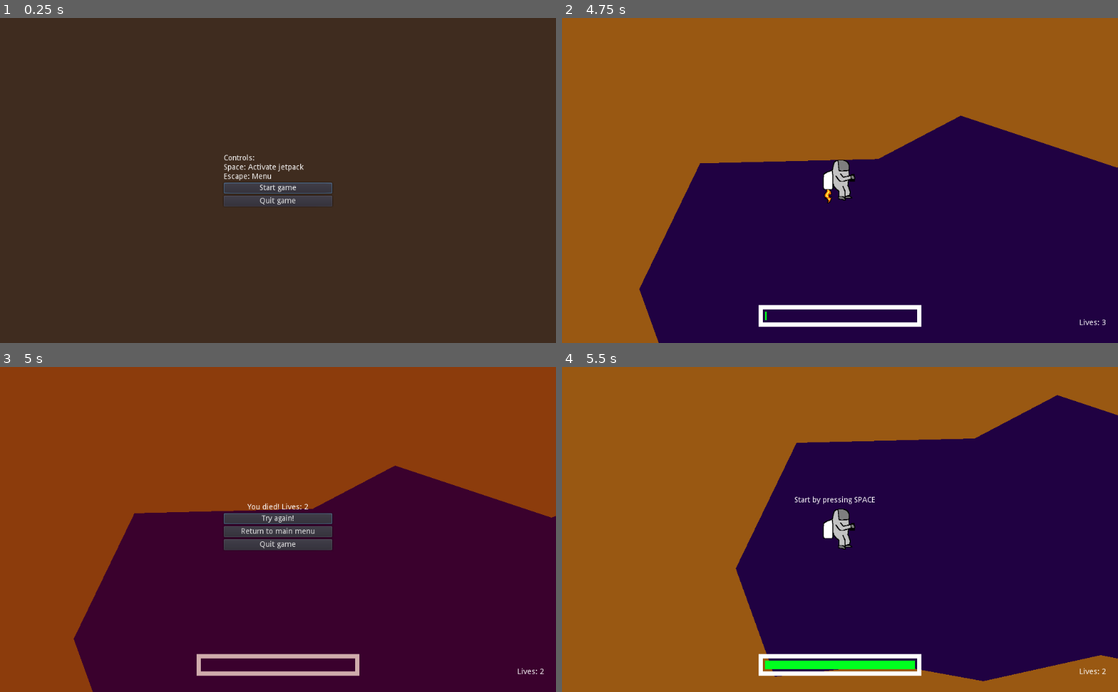
Above: before the commit, frames 1-4 (two rows, left to right).
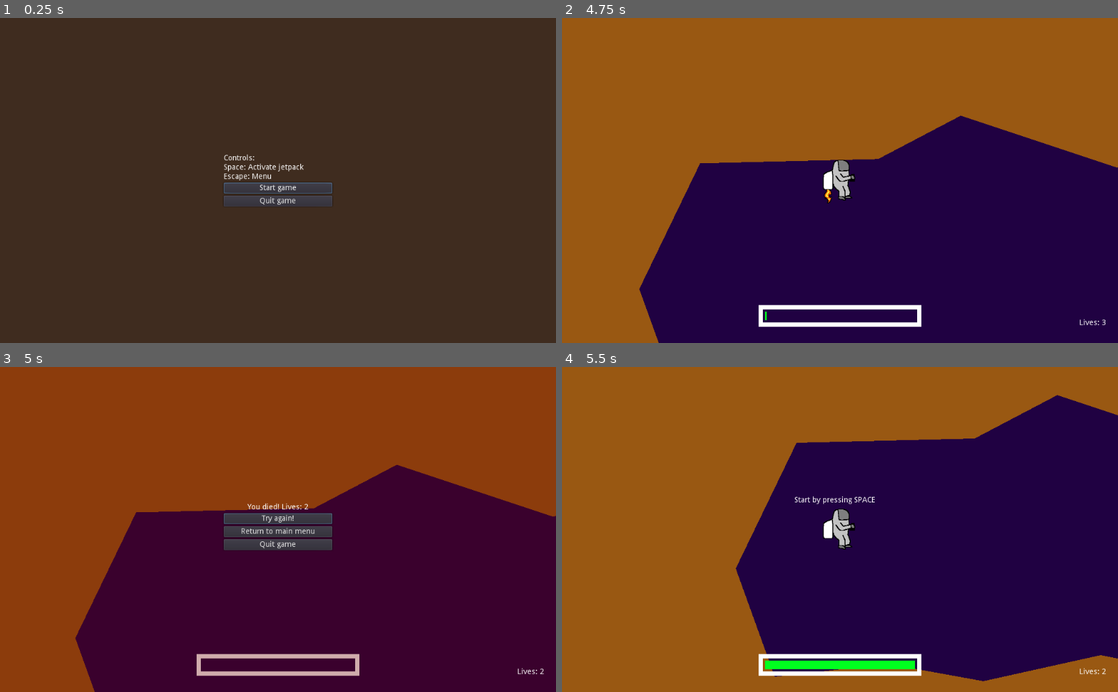
Above: after the commit, the same moments.

Repository: smoothstill/cave-explorer-game-proto
Game: Godot game, scene res://scenes/MainMenu.tscn
The game is run twice, just before and just after one commit, with the same random seed, the same clock (stepped at 60 frames per second) and the same inputs.
Inputs:
- Up to frame 1 (0.25 s): no input
- Up to frame 2 (4.75 s): click "Start game" at 0.5 s; tap Enter at 1.25 s; hold Space (jump) 1.28-2.03 s; tap Space (jump) at 2.1, 2.27, 2.57, 3.6, 3.77, 4.07 s; hold Space (jump) 2.78-3.53 s; hold Space (jump) from 4.28 s (still down)
- Up to frame 3 (5 s): keep holding Space (jump)
- Up to frame 4 (5.5 s): release Space (jump) at 5 s; click "Try again!" at 5 s

Frames 1-2 are identical in both runs. In frame 3, 0.4% of the frame differs, in the area x 13-100%, y 30-100%; in frame 4, nothing differs.

Commit message:
improved player script, minor fix to fuel canister script

Diff:
--- a/scenes/Levels/Level1.tscn
+++ b/scenes/Levels/Level1.tscn
@@ -20,7 +20,7 @@
 }
 
 [node name="FinishFlag" parent="." instance=ExtResource( 5 )]
-position = Vector2( 1008, 504 )
+position = Vector2( 6952, 2008 )
 
 [node name="Polygon2D" type="Polygon2D" parent="."]
 position = Vector2( 64, -16 )
@@ -85,5 +85,5 @@
 [node name="InGameUI" parent="." instance=ExtResource( 4 )]
 
 [node name="FinishArea" parent="." instance=ExtResource( 6 )]
-position = Vector2( 1008, 368 )
+position = Vector2( 6944, 1792 )
 scale = Vector2( 1.02462, 42.5232 )
--- a/scripts/fuel_canister.gd
+++ b/scripts/fuel_canister.gd
@@ -4,5 +4,5 @@
 
 func _on_FuelCanister_body_entered(body: KinematicBody2D):
 	if (body.name == "Player"):
-		body.addFuel(body.fuel_amount + fuel_supply)
+		body.addFuel(fuel_supply)
 		queue_free()
--- a/scripts/player.gd
+++ b/scripts/player.gd
@@ -3,88 +3,93 @@
 signal fuel_updated(fuel_amount)
 signal killed(lives)
 
-var horizontal_acceleration:= 1.0
-var jetpack_acceleration := 15
-var velocity := Vector2(0.0, 0.0)
-var gravity := 5
-var bounce_coefficent = 1.0
-export var max_fuel := 100.0
-onready var fuel_amount = max_fuel setget _set_fuel
-var fuel_decrease_speed := 10
-onready var invulnerability_timer = $InvulnerabilityTimer
-onready var animation_player = $AnimationPlayer
-onready var player_sprite = $Sprite
-onready var guide = $Guide
+var _horizontal_acceleration:= 1.0
+var _jetpack_acceleration := 15
+var _velocity := Vector2(0.0, 0.0)
+var _gravity := 5
+var _bounce_coefficent = 1.0
+export var _max_fuel := 100.0
+onready var _fuel_amount = _max_fuel setget _set_fuel, get_fuel
+var _fuel_decrease_speed := 10
+onready var _invulnerability_timer = $InvulnerabilityTimer
+onready var _animation_player = $AnimationPlayer
+onready var _player_sprite = $Sprite
+onready var _guide = $Guide
 
-var max_vertical_speed := 5
-var min_vertical_speed := -5
-var max_horizontal_speed := 4
-var min_horizontal_speed := -4
+var _max_vertical_speed := 5
+var _min_vertical_speed := -5
+var _max_horizontal_speed := 4
+var _min_horizontal_speed := -4
 
-var has_moved = false
+var _has_moved = false
+var _is_dead = false
 
-enum states {IDLE, MOVE}
-var state = states.IDLE
+enum _states {IDLE, MOVE}
+var _state = _states.IDLE
 
 func _ready():
-	animation_player.play("Idle")
+	_animation_player.play("Idle")
 
 func on_killed():
 	pass
 
 func clampVelocity(vel:Vector2):
-	return Vector2(clamp(vel.x, min_horizontal_speed, max_horizontal_speed), clamp(vel.y, min_vertical_speed, max_vertical_speed))
+	return Vector2(clamp(vel.x, _min_horizontal_speed, _max_horizontal_speed), clamp(vel.y, _min_vertical_speed, _max_vertical_speed))
+
+func get_fuel():
+	return _fuel_amount
 
 func _set_fuel(value):
-	var prev_fuel = fuel_amount
-	fuel_amount = clamp(value, 0, max_fuel)
-	if fuel_amount != prev_fuel:
-		emit_signal("fuel_updated", fuel_amount)
-		if fuel_amount == 0:
-			player_sprite.visible = false
+	var prev_fuel = _fuel_amount
+	_fuel_amount = clamp(value, 0, _max_fuel)
+	if _fuel_amount != prev_fuel:
+		emit_signal("fuel_updated", _fuel_amount)
+		if _fuel_amount == 0:
+			_player_sprite.visible = false
+			_is_dead = true
 			Lives.player_lives -= 1
 			emit_signal("killed", Lives.player_lives)
 			on_killed()
 
 func damageFuel(amount):
-	if invulnerability_timer.is_stopped():
-		invulnerability_timer.start()
-		_set_fuel(fuel_amount - amount)
+	if _invulnerability_timer.is_stopped():
+		_invulnerability_timer.start()
+		_set_fuel(_fuel_amount - amount)
 
 func reduceFuel(amount):
-	_set_fuel(fuel_amount - amount)
+	_set_fuel(_fuel_amount - amount)
 
 func addFuel(amount):
-	_set_fuel(fuel_amount + amount)
+	_set_fuel(_fuel_amount + amount)
 
 func _process(delta):
 	var vertical_speed = 0
 	var horizontal_speed = 0
 	if Input.is_action_pressed("jump"):
-		if !has_moved:
-			has_moved = true
-			guide.visible = false
-		vertical_speed -= delta * jetpack_acceleration
-		reduceFuel(delta*fuel_decrease_speed)
-		if state != states.MOVE:
-			animation_player.play("Move")
-			state = states.MOVE
+		if !_has_moved:
+			_has_moved = true
+			_guide.visible = false
+		vertical_speed -= delta * _jetpack_acceleration
+		reduceFuel(delta*_fuel_decrease_speed)
+		if _state != _states.MOVE:
+			_animation_player.play("Move")
+			_state = _states.MOVE
 	else:
-		if state != states.IDLE:
-			animation_player.play("Idle")
-			state = states.IDLE
-	if (has_moved):
-		vertical_speed += delta * gravity # Gravity
-		horizontal_speed += delta * horizontal_acceleration
-		velocity += Vector2(horizontal_speed, vertical_speed)
-		velocity = clampVelocity(velocity)
+		if _state != _states.IDLE:
+			_animation_player.play("Idle")
+			_state = _states.IDLE
+	if (_has_moved and !_is_dead):
+		vertical_speed += delta * _gravity
+		horizontal_speed += delta * _horizontal_acceleration
+		_velocity += Vector2(horizontal_speed, vertical_speed)
+		_velocity = clampVelocity(_velocity)
 		# print(velocity)
-		var collision = move_and_collide(velocity)
+		var collision = move_and_collide(_velocity)
 		if collision != null:
 			# Damage taken is based on impact velocity
-			var damage_taken = 5 * pow(velocity.length(), 1.25)
+			var damage_taken = 5 * pow(_velocity.length(), 1.25)
 			var motion = collision.normal.reflect(collision.remainder.normalized())
-			velocity = collision.normal.reflect(velocity.normalized())*bounce_coefficent
-			velocity.x = -velocity.x
+			_velocity = collision.normal.reflect(_velocity.normalized())*_bounce_coefficent
+			_velocity.x = -_velocity.x
 			damageFuel(damage_taken)
 			move_and_collide(motion)
